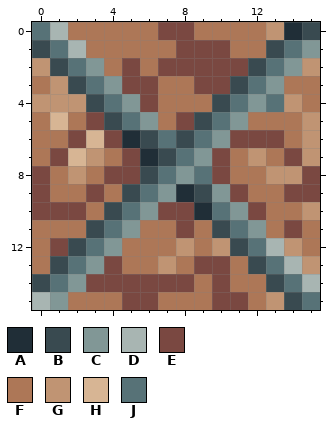
Pixel-art file: Assets/Assets/space-program/fill.aseprite. That is the earlier state.
16x16 pixels, 1 frame.
Palette (. is transparent): A #202e37  B #394a50  C #819796  D #a8b5b2  E #7a4841  F #ad7757  G #c09473  H #d7b594  J #577277
And afterwards:
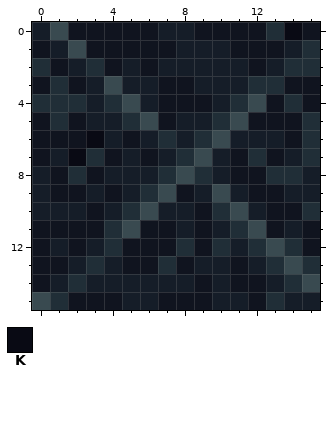
Colours new in this view: K #090a14
Edits made:
@@ palette @@
-E #7a4841
+E #151d28
-F #ad7757
+F #10141f
--- layers "Layer 3", "Layer 2", "Layer 4"
@@ x 0..15 @@
- 0 JDFFFFFEEFFFFGAB
- 1 BJDFFFFFEEEFFBJC
- 2 GBJCFEFEEEEEBJCG
- 3 FGBJCEEFFEEBJCFF
- 4 GGGBJCEFFFBJCJGF
- 5 FHFEBJCFEBJCFFFG
- 6 FFEHEABJBJCEEEFG
- 7 FEHGFEABJCEFGFEG
- 8 EFGFEEBJCJEFFGGE
- 9 EFFEFBJCABCEFFEE
-10 EEEFBJCEEAJCEFFG
-11 FFFBJCFFEFBJCFEF
-12 FEBJCFFFGFGBJDGF
-13 FBJCEFFGFEEFBJDG
-14 BJCEEEEEEFEFFBJD
-15 DCFFFEEFFFEEFGBJ
+ 0 EBFFFFFEEFFFFAKF
+ 1 FEBFFFFFEEEFFFEA
+ 2 AFEAFEFEEEEEFEAA
+ 3 FAFEBEEFFEEEAAFF
+ 4 AAAEABEFFFEABFAF
+ 5 FAFEEABFEEABFFFA
+ 6 FFFKEFEAEABEEEFA
+ 7 FEKAFEFEABEFAFEA
+ 8 EFAFEEEABAEFFAAE
+ 9 EFFEFEABFEBEFFEE
+10 EEEFEABEEFABEFFA
+11 FFFFABFFEFEABFEF
+12 FEFEAFFFAFAEABAF
+13 FFEAEFFAFEEFEABA
+14 FEAEEEEEEFEFFEAB
+15 BAFFFEEFFFEEFAEE
